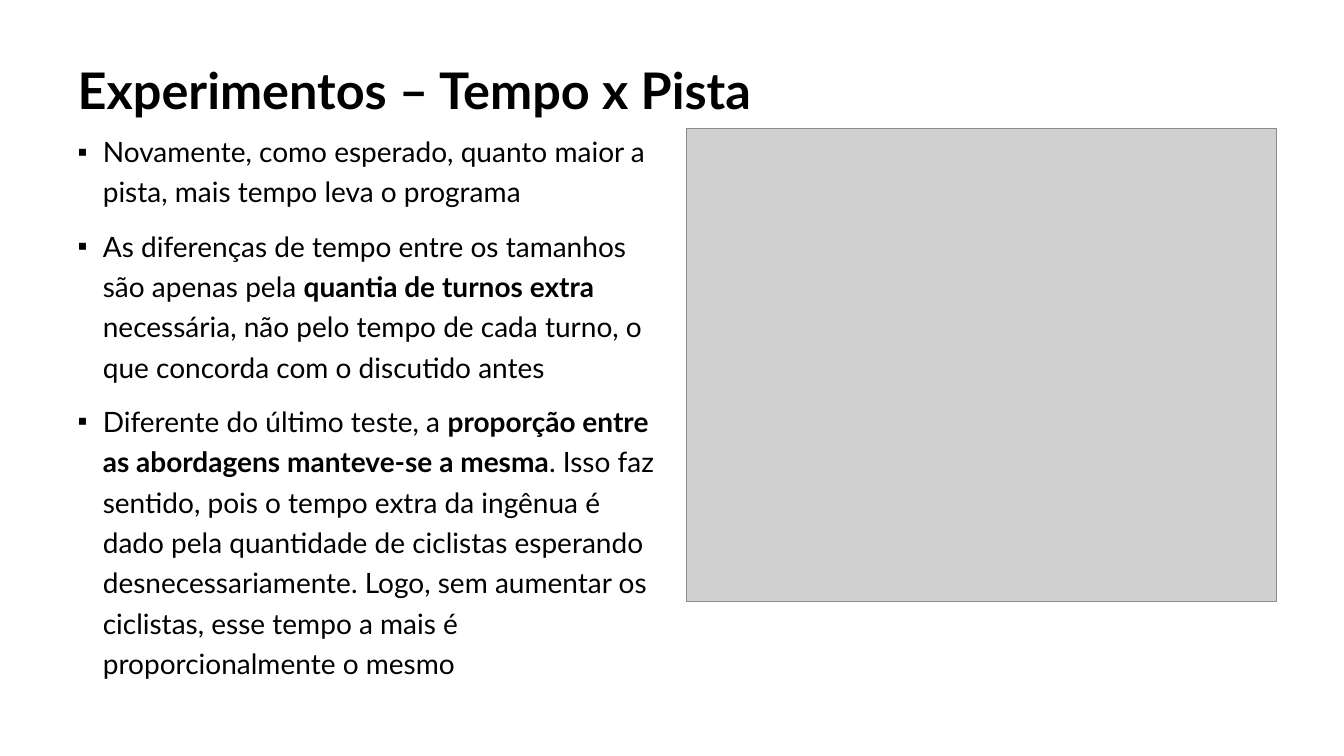
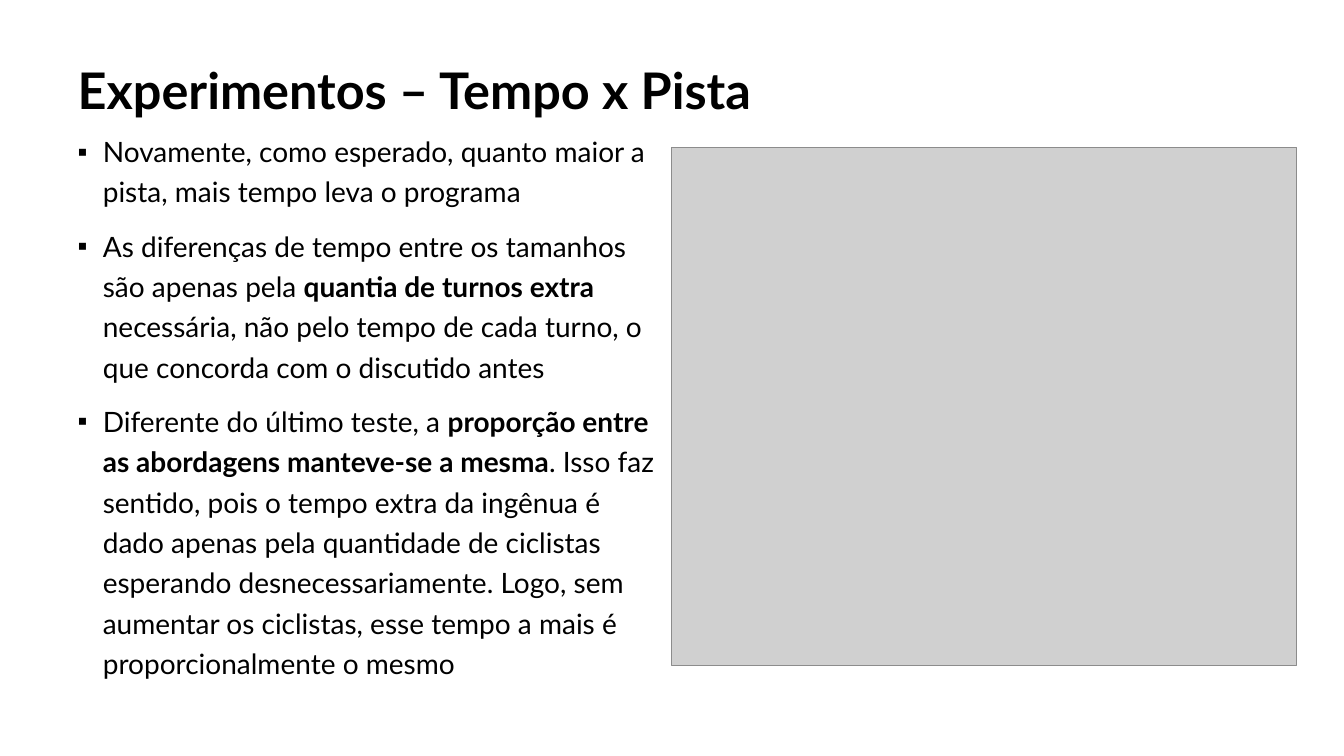
Before and after one commit to MagoDaZueira/MAC0422-EPs, a slide deck: slide 9 of EP2/apresentação/slides.pptx. Drawn at 1344x756 pixels with LibreOffice and Linux fonts; fonts in the diff are those of the drawing; grey boxes stand for pictures. Boxes give left, top, right and bottom in pixels: in the first picture for what was removed or moved away, otherwise in the second. Text is boxed around its words. In the diff, an @@ line names an element or a change of style, - is before the commit and + after.

```diff
--- a/EP2/apresentação/slides.pptx
+++ b/EP2/apresentação/slides.pptx
@@ picture: place and size @@
-picture at (687, 128, 1276, 602)
+picture at (673, 147, 1298, 665)
@@ text at (103, 411, 654, 679): text changed @@
-▪ Diferente do último teste, a proporção entre as abordagens manteve-se a mesma. Isso faz sentido, pois o tempo extra da ingênua é dado pela quantidade de ciclistas esperando desnecessariamente. Logo, sem aumentar os ciclistas, esse tempo a mais é proporcionalmente o mesmo
+▪ Diferente do último teste, a proporção entre as abordagens manteve-se a mesma. Isso faz sentido, pois o tempo extra da ingênua é dado apenas pela quantidade de ciclistas esperando desnecessariamente. Logo, sem aumentar os ciclistas, esse tempo a mais é proporcionalmente o mesmo
```
Also in this commit, not shown: 4 other slides changed, 2 other files.
